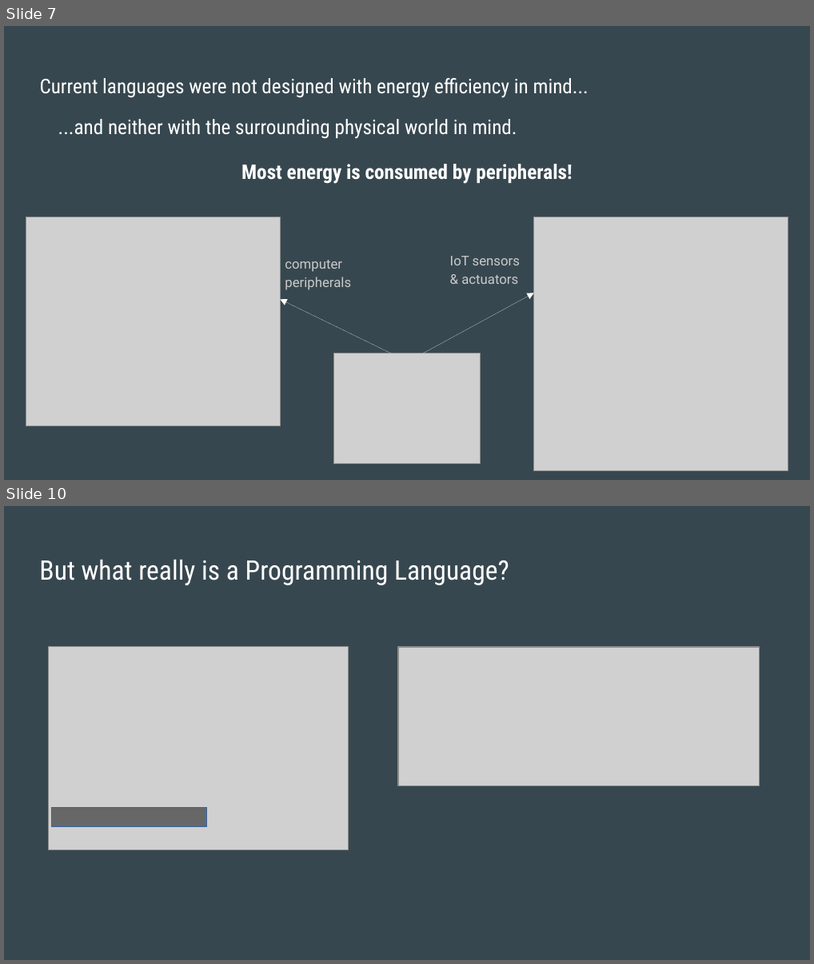
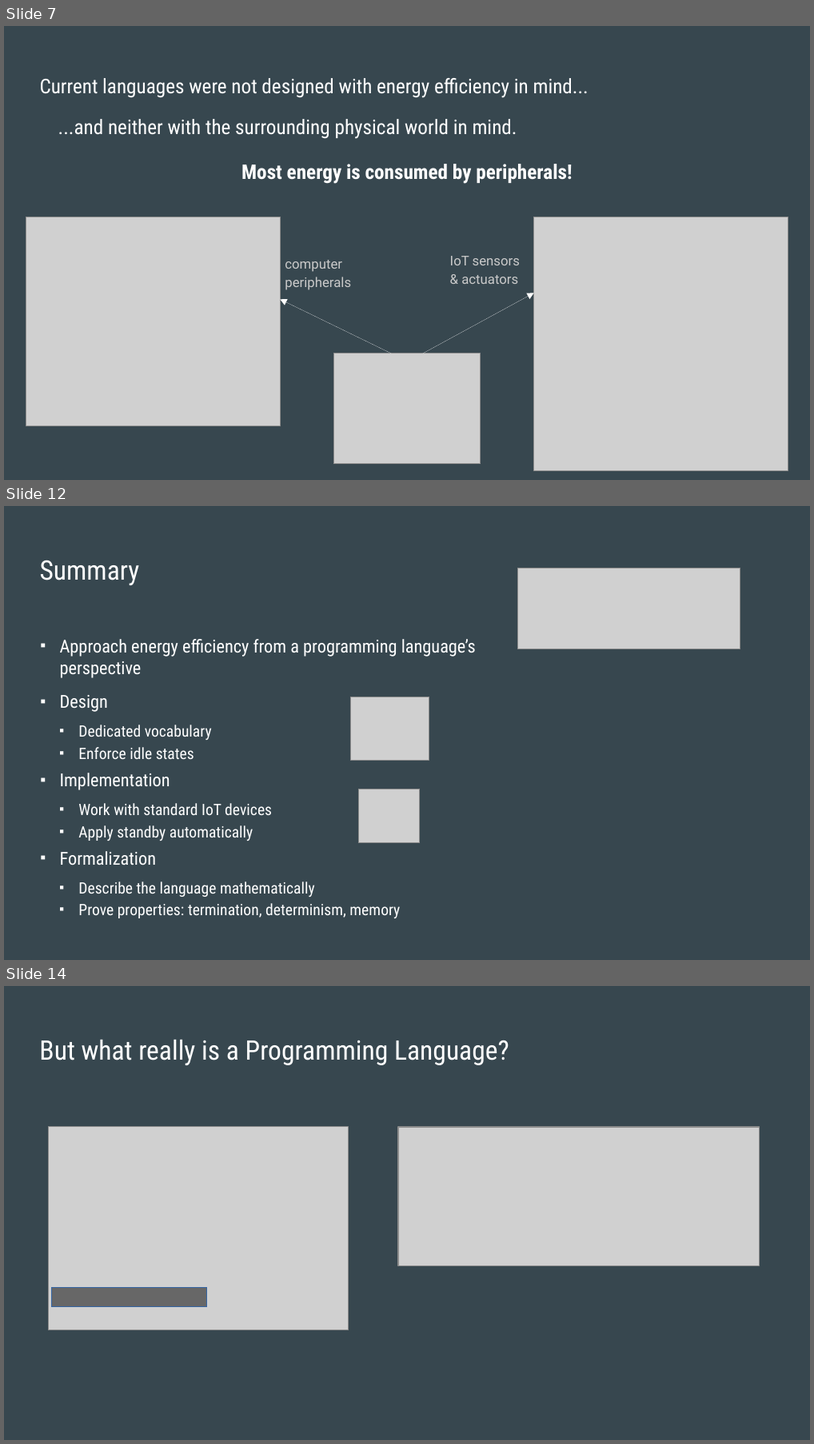
Before and after one commit to fsantanna-uerj/serrapilheira, a slide deck: Submissao/Final/Chico - Serrapilheira - Energia.odp. Shown one above the other, each under a label of ours: slides 7 and 10 before the commit, slides 7, 12 and 14 after it; the slides between them are not shown. The pictures are 814x964 and 814x1444 pixels, drawn with LibreOffice and Linux fonts; fonts in the diff are those of the drawing; grey boxes stand for pictures. Boxes give left, top, right and bottom in pixels: in the first picture for what was removed or moved away, otherwise in the second. Text is boxed around its words. In the diff, an @@ line names an element or a change of style, - is before the commit and + after.

```diff
--- a/Submissao/Final/Chico - Serrapilheira - Energia.odp
+++ b/Submissao/Final/Chico - Serrapilheira - Energia.odp
@@ slide 12 added at (x1=4, y1=506, x2=810, y2=960), background #37474F @@
@@ title added at (x1=40, y1=560, x2=140, y2=585), 24 pt, text #FFFFFF @@
+Summary
@@ picture added at (x1=518, y1=568, x2=741, y2=648) @@
@@ text added at (x1=60, y1=639, x2=476, y2=918), 14 pt, text #FFFFFF @@
+■ Approach energy efficiency from a programming language’s perspective
+■ Design
+  ■ Dedicated vocabulary
+  ■ Enforce idle states
+■ Implementation
+  ■ Work with standard IoT devices
+  ■ Apply standby automatically
+■ Formalization
+  ■ Describe the language mathematically
+  ■ Prove properties: termination, determinism, memory
@@ picture added at (x1=350, y1=696, x2=429, y2=760) @@
@@ picture added at (x1=359, y1=788, x2=420, y2=842) @@
@@ what was slide 10 is now slide 14 @@
```
Also in this commit, not shown: 2 slides changed, 3 other slides added, 6 other files.
